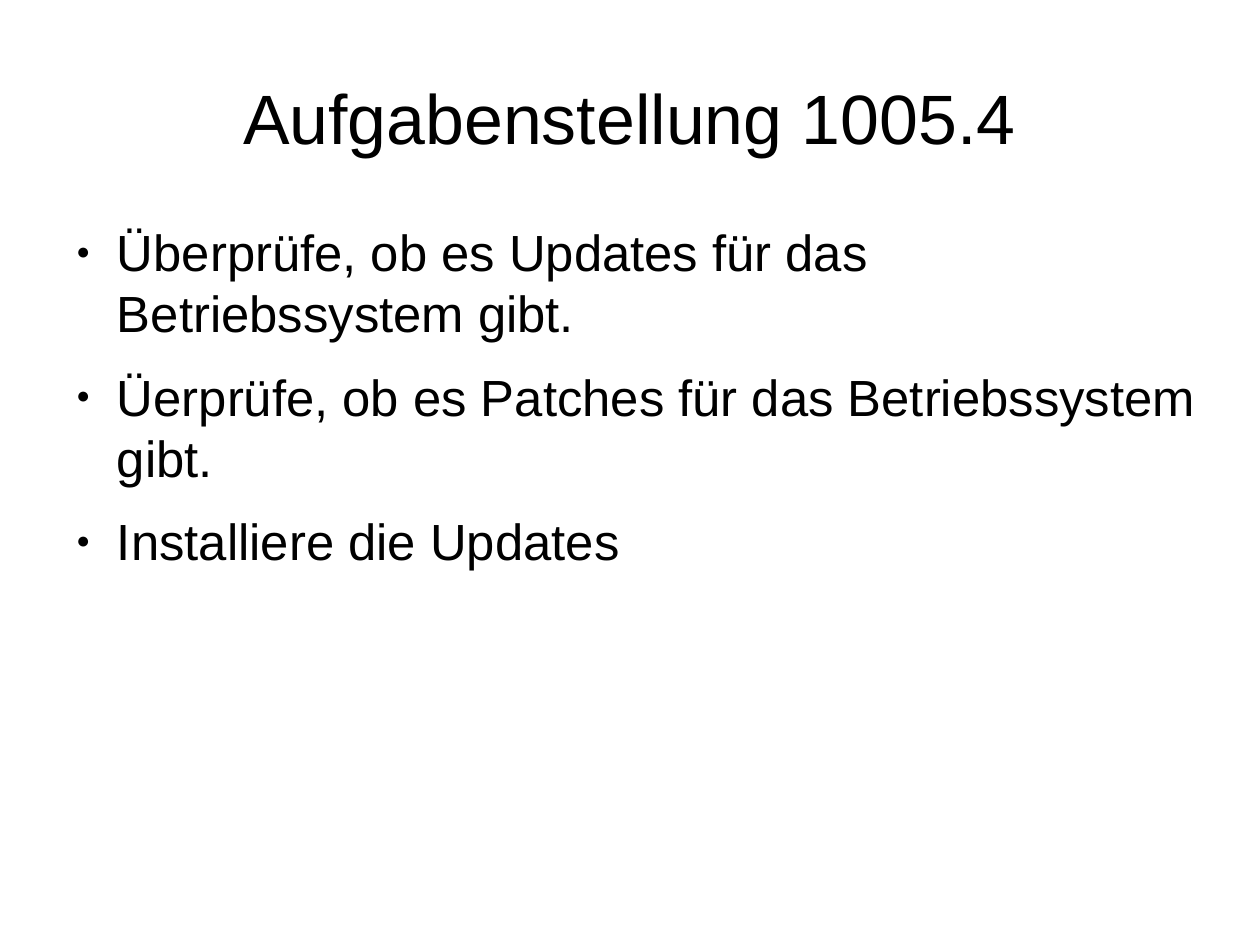
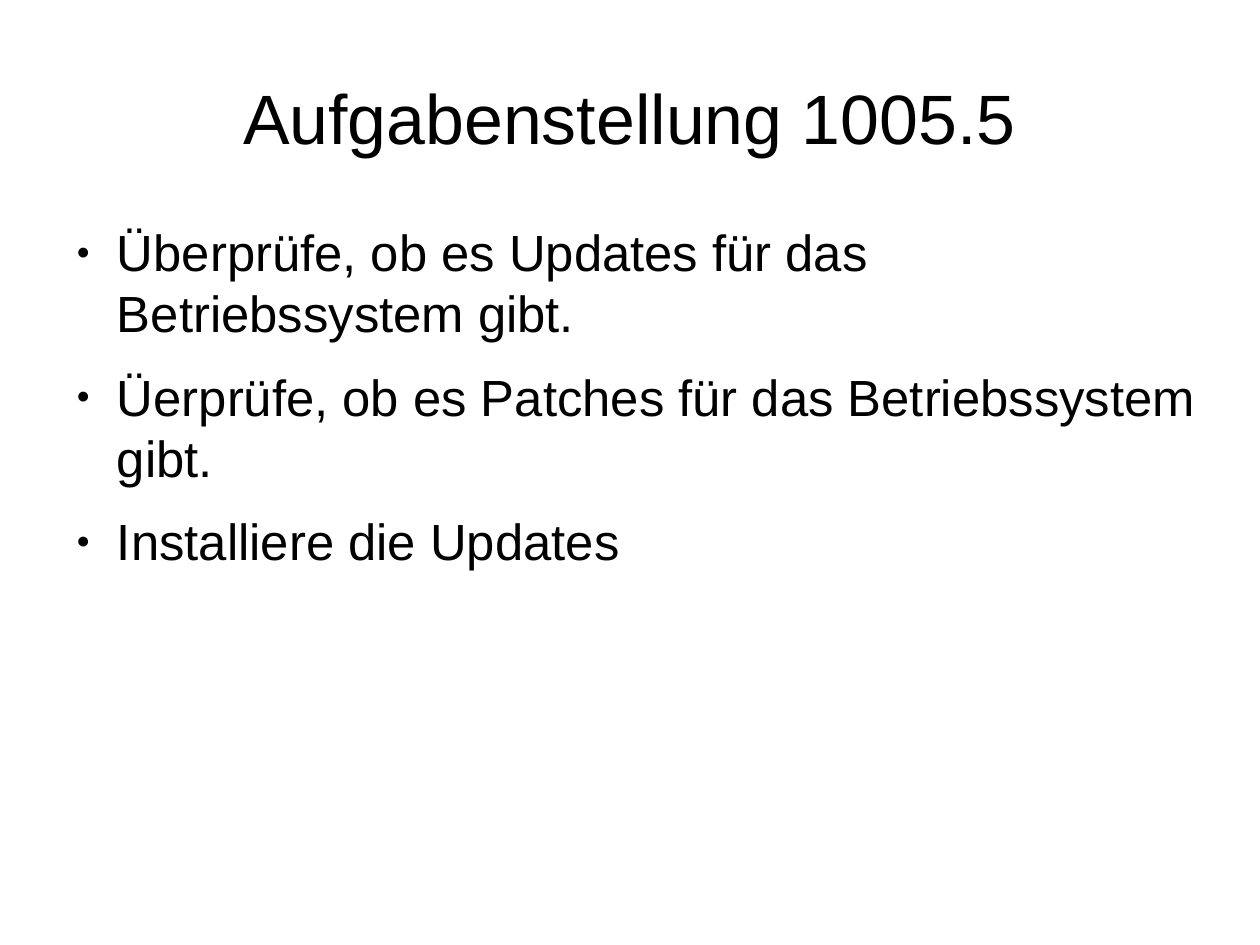
Before and after one commit to adfinis/adsy-trainings, a slide deck: slide 7 of SSA_SUSE-System-Administration/1005_zypper/modul_zypper_1005_03_handson.odp (slide 6 before the commit). Drawn at 1260x945 pixels with LibreOffice and Linux fonts; fonts in the diff are those of the drawing. Boxes give left, top, right and bottom in pixels: in the first picture for what was removed or moved away, otherwise in the second. Text is boxed around its words. In the diff, an @@ line names an element or a change of style, - is before the commit and + after.

```diff
--- a/SSA_SUSE-System-Administration/1005_zypper/modul_zypper_1005_03_handson.odp
+++ b/SSA_SUSE-System-Administration/1005_zypper/modul_zypper_1005_03_handson.odp
@@ title at (243,93,1015,157): text changed @@
-Aufgabenstellung 1005.4
+Aufgabenstellung 1005.5
```
Also in this commit, not shown: 2 slides added, 3 other files.
